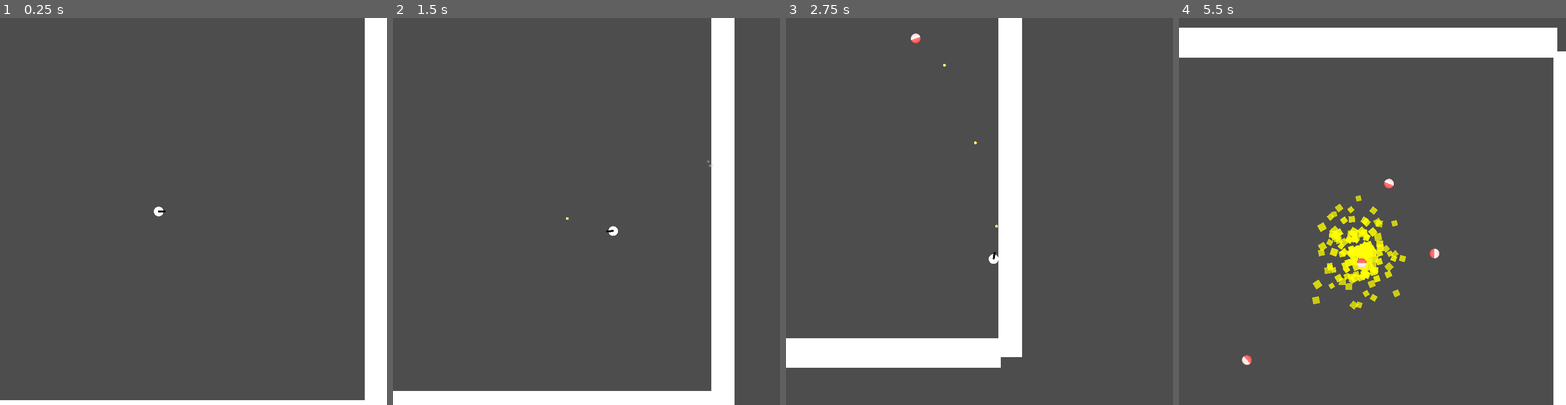
Above: before the commit, frames 1-4 (left to right).
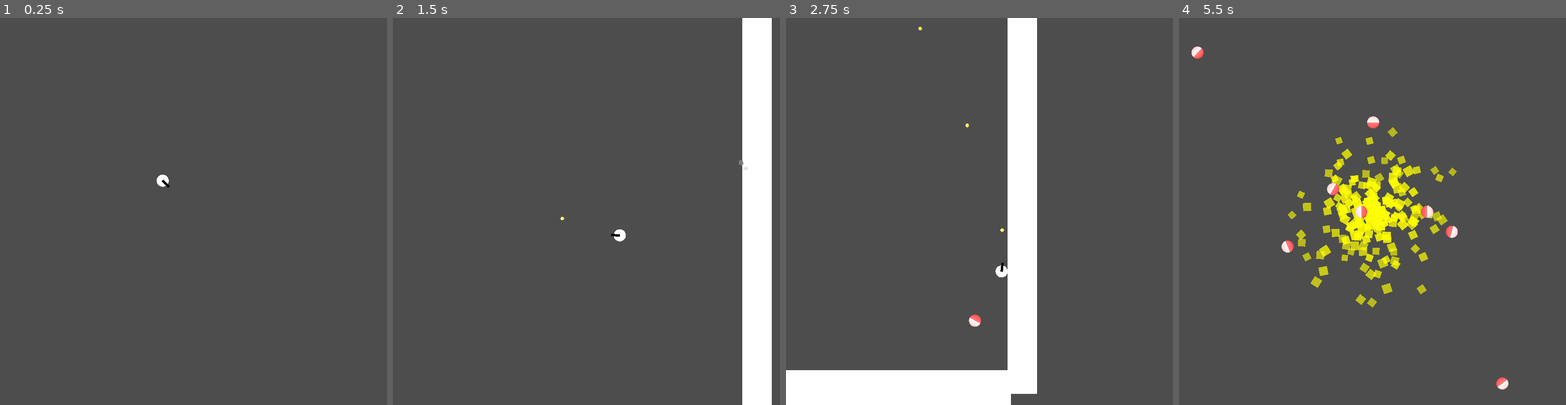
Above: after the commit, the same moments.

Repository: Crowded-Games/2D-Shoot-Em-Up
Game: Godot game, scene res://Scene/main_scene.tscn
Two runs of this game, one before a commit and one after it. Both use one fixed random seed, a clock stepped at 60 frames per second and the inputs below.
Inputs (mouse positions are in pixels of both pictures, inside the frame that each line leads up to):
- Up to frame 1 (0.25 s): no input
- Up to frame 2 (1.5 s): move the mouse to (671, 192) at 0.52 s; press the mouse at (671, 192) at 0.53 s; hold Right (Right) 0.53-1.28 s; move the mouse to (509, 230) at 1.27 s; release the mouse at (509, 230) at 1.28 s; hold S (Down) from 1.28 s (still down); click (509, 230) at 1.35 s
- Up to frame 3 (2.75 s): move the mouse to (1018, 126) at 2.02 s; release S (Down) at 2.03 s; press the mouse at (1018, 126) at 2.03 s; hold Right (Right) from 2.03 s (still down)
- Up to frame 4 (5.5 s): move the mouse to (1353, 288) at 2.77 s; release Right (Right) at 2.78 s; release the mouse at (1353, 288) at 2.78 s; hold Up (Up) 2.78-3.53 s; click (1353, 288) at 2.85 s; move the mouse to (1488, 269) at 3.52 s; press the mouse at (1488, 269) at 3.53 s; hold A (Left) 3.53-5.03 s; move the mouse to (1256, 153) at 4.27 s; release the mouse at (1256, 153) at 4.28 s; click (1256, 153) at 4.35 s; move the mouse to (1391, 211) at 5.02 s; press the mouse at (1391, 211) at 5.03 s; hold S (Down) from 5.03 s (still down)

The runs differ from the first frame. In frame 1, 7.1% of the frame differs, in the area x 0-100%, y 0-100%; in frame 2, 17%, in the area x 0-98%, y 0-100%; in frame 3, 16%; in frame 4, 17%.

Commit message:
A few changes

Diff:
--- a/Project/Code/CharacterMovement.gd
+++ b/Project/Code/CharacterMovement.gd
@@ -16,6 +16,7 @@
 	get_node("Explosive").set_emitting(true)
 	get_node("Explosive/Sound").play()
 	self.get_node("MeshInstance2D").set("visible", false)
+	get_node("Camera2D").set("position", Vector2(0, 0))
 	die = true
 
 func _physics_process(delta):
--- a/Project/Scene/character.tscn
+++ b/Project/Scene/character.tscn
@@ -38,6 +38,7 @@
 position = Vector2(15, 0)
 
 [node name="Camera2D" type="Camera2D" parent="."]
+zoom = Vector2(1.25, 1.25)
 position_smoothing_enabled = true
 
 [node name="Explosive" type="CPUParticles2D" parent="."]
--- a/Project/Scene/main_scene.tscn
+++ b/Project/Scene/main_scene.tscn
@@ -60,3 +60,12 @@
 [node name="Spawner2" parent="." instance=ExtResource("3_m5r3x")]
 position = Vector2(142, 646)
 small_timer_randomization = true
+spawn_interval = 4.0
+
+[node name="Spawner3" parent="." instance=ExtResource("3_m5r3x")]
+position = Vector2(129, 80)
+small_timer_randomization = true
+spawn_interval = 2.0
+
+[node name="Spawner4" parent="." instance=ExtResource("3_m5r3x")]
+position = Vector2(732, 729)
Not shown, changed: Project/export_presets.cfg
